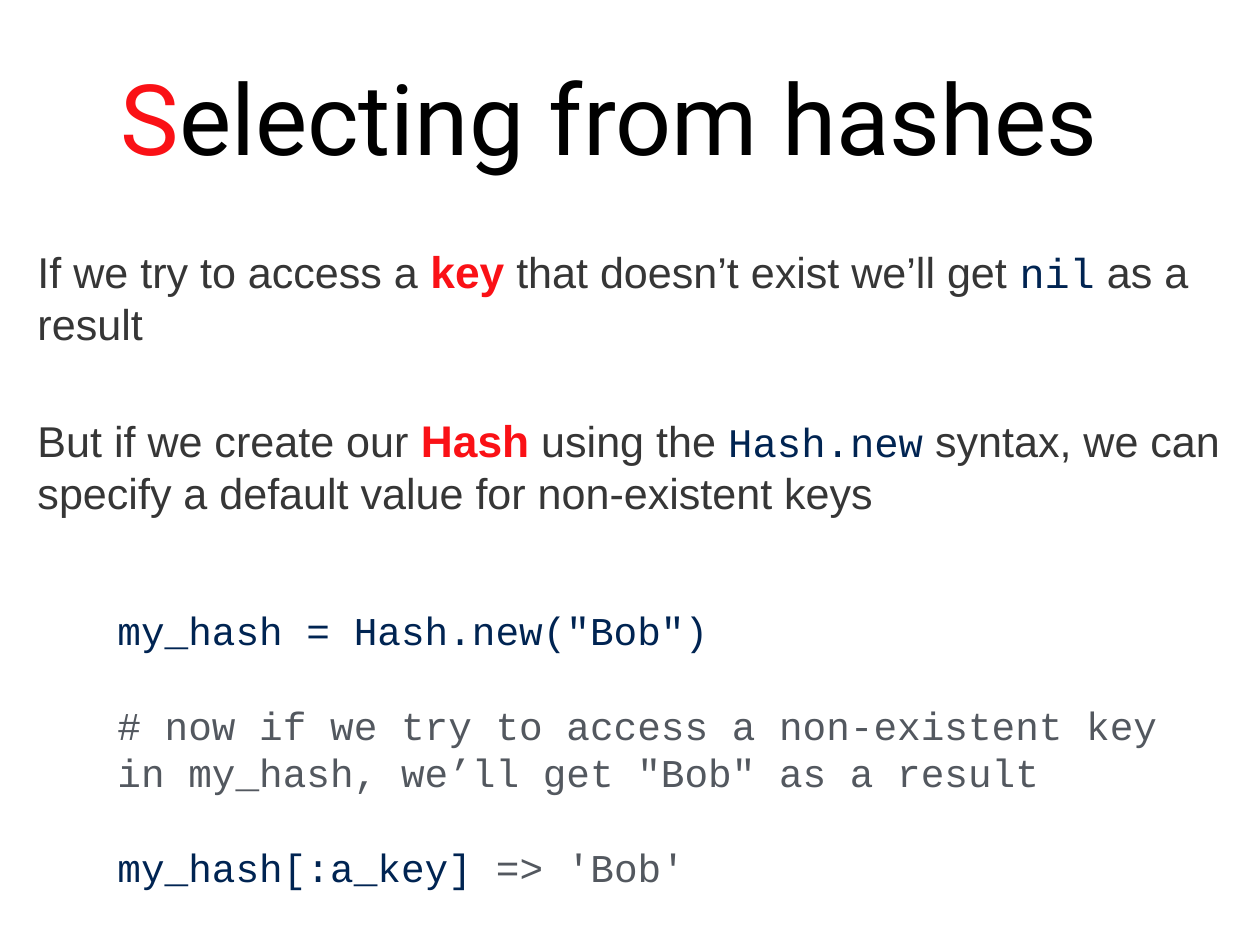
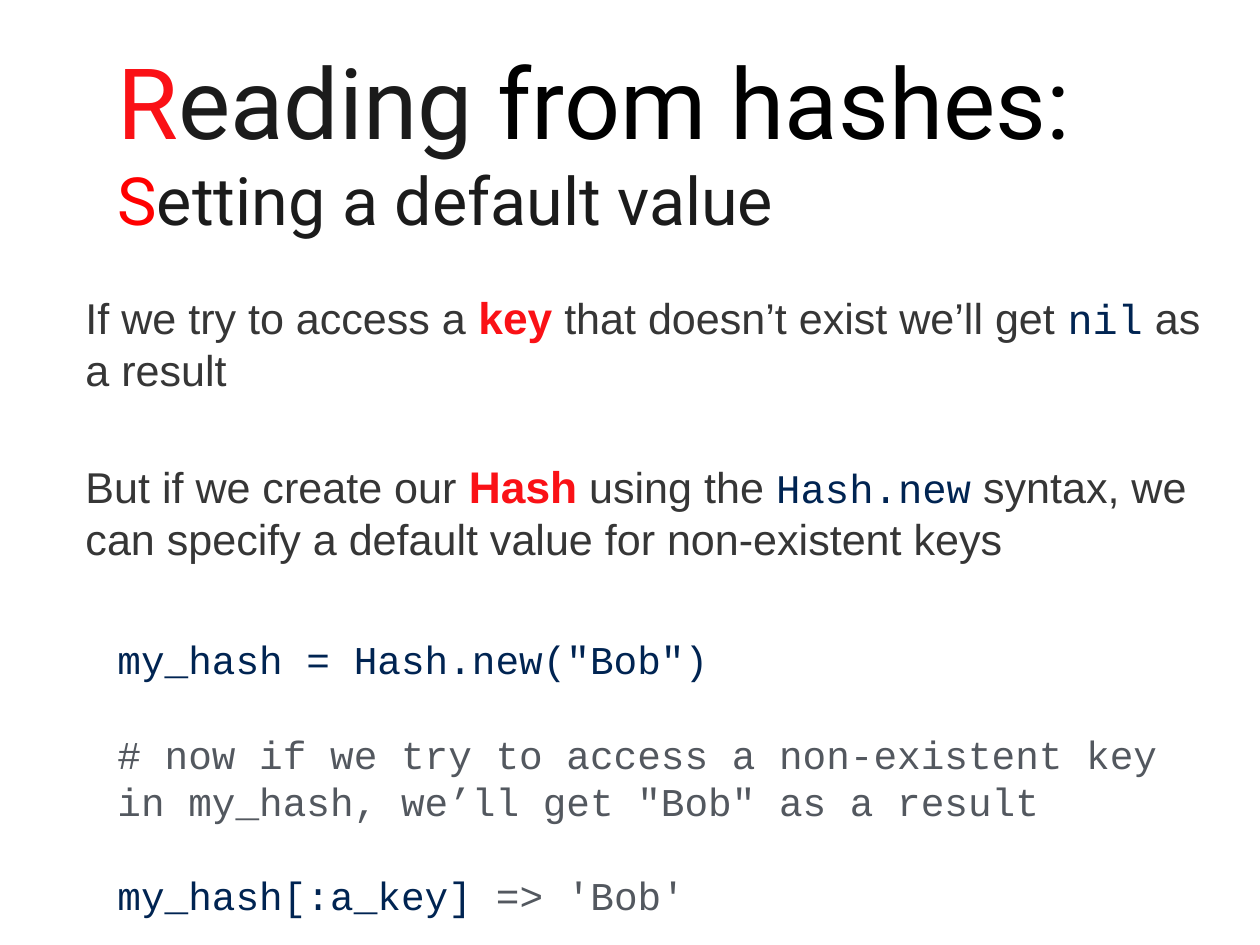
Before and after one commit to stephlaf/P4E, a slide deck: slide 7 of Presentations/Presentations Power Point/06_hashes_and_symbols.pptx (slide 9 before the commit). Drawn at 1260x945 pixels with LibreOffice and Linux fonts; fonts in the diff are those of the drawing. Boxes give left, top, right and bottom in pixels: in the first picture for what was removed or moved away, otherwise in the second. Text is boxed around its words. In the diff, an @@ line names an element or a change of style, - is before the commit and + after.

```diff
--- a/Presentations/Presentations Power Point/06_hashes_and_symbols.pptx
+++ b/Presentations/Presentations Power Point/06_hashes_and_symbols.pptx
@@ text at [117,64,1070,239]: text changed; size 80 to 54 pt; text colour #000000 to #1B1B1B @@
-Selecting from hashes
+Reading from hashes:
+Setting a default value
@@ text "If we try to access ..." rewrapped from [37,256,1219,518] to [85,302,1200,564] @@
@@ text "my_hash = Hash.new("Bob")": place and size @@
-text "my_hash = Hash.new("Bob")" at [117,617,1157,891]
+text "my_hash = Hash.new("Bob")" at [117,646,1157,919]
```
Also in this commit, not shown: 2 other slides changed, 1 other file.
